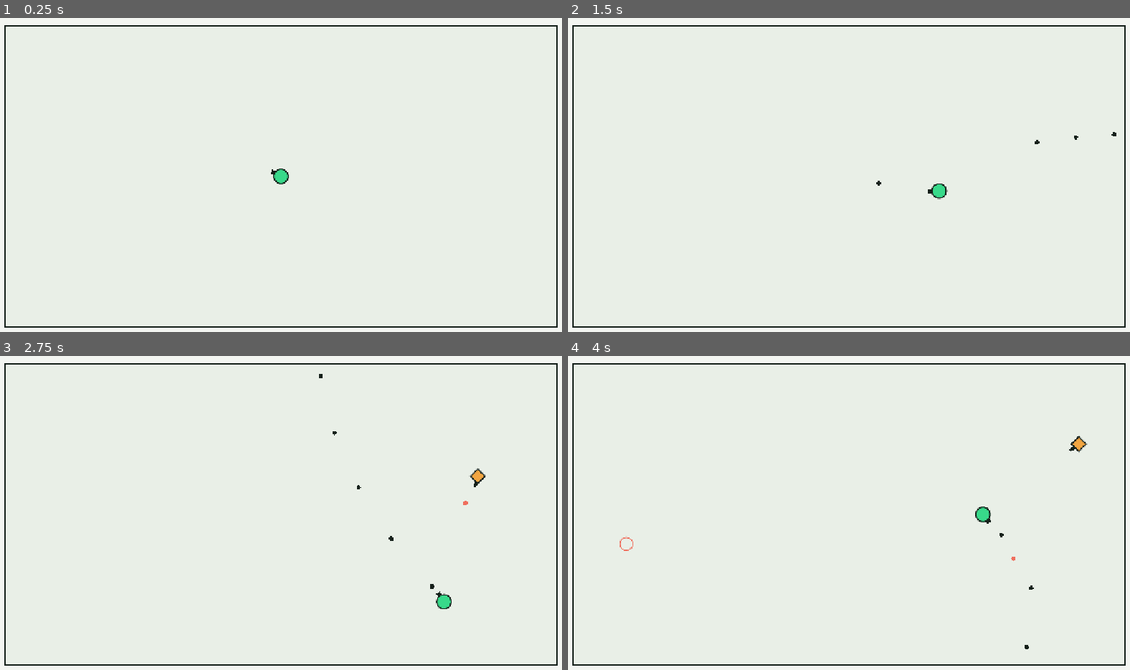
Above: before the commit, frames 1-4 (two rows, left to right).
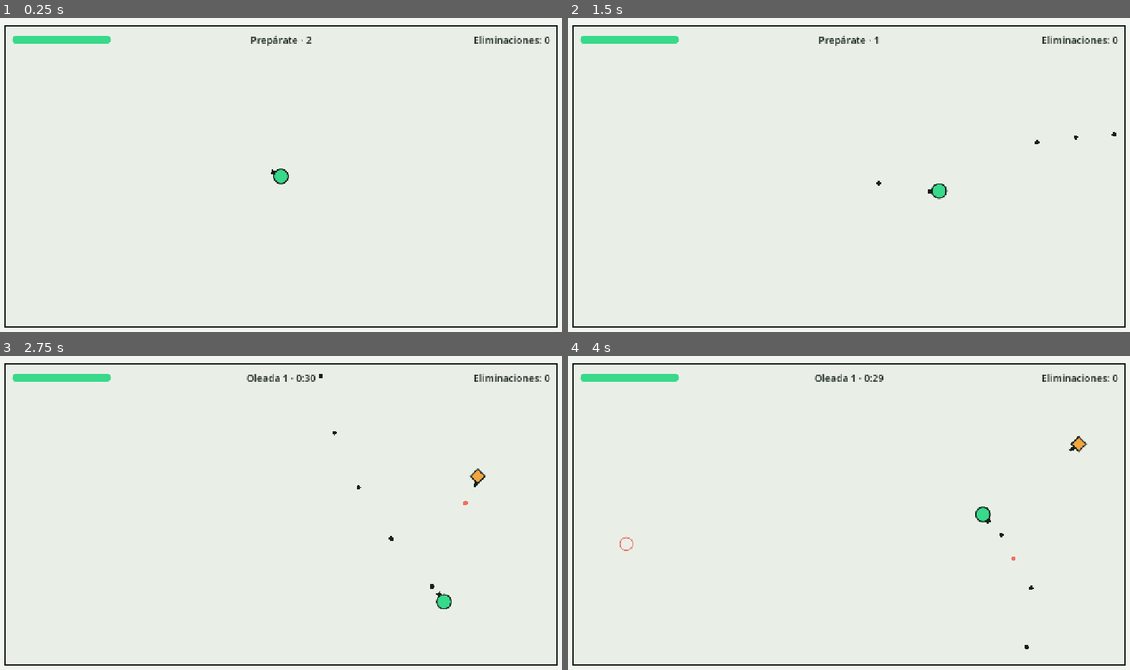
Above: after the commit, the same moments.

Repository: OmarDavidd/autelia
Game: Godot game, scene res://modes/survival/survival.tscn
Two runs of this game, one before a commit and one after it. Both use one fixed random seed, a clock stepped at 60 frames per second and the inputs below.
Inputs (mouse positions are in pixels of both pictures, inside the frame that each line leads up to):
- Up to frame 1 (0.25 s): no input
- Up to frame 2 (1.5 s): tap Enter at 0.5 s; move the mouse to (972, 159) at 0.52 s; press the mouse at (972, 159) at 0.53 s; hold D (move_right) 0.53-1.28 s; move the mouse to (736, 193) at 1.27 s; release the mouse at (736, 193) at 1.28 s; hold S (move_down) from 1.28 s (still down); click (736, 193) at 1.35 s
- Up to frame 3 (2.75 s): move the mouse to (337, 443) at 2.02 s; release S (move_down) at 2.03 s; press the mouse at (337, 443) at 2.03 s; hold D (move_right) from 2.03 s (still down)
- Up to frame 4 (4 s): move the mouse to (820, 578) at 2.77 s; release D (move_right) at 2.78 s; release the mouse at (820, 578) at 2.78 s; hold W (move_up) 2.78-3.53 s; click (820, 578) at 2.85 s; move the mouse to (1023, 563) at 3.52 s; press the mouse at (1023, 563) at 3.53 s; hold A (move_left) from 3.53 s (still down)

The runs differ from the first frame. In frame 1, 0.8% of the frame differs, in the area x 2-98%, y 5-9%; in frame 2, 0.8%; in frame 3, 0.8%; in frame 4, 0.8%.

Commit message:
feat: add HUD with health, wave timer, kills and game over

Diff:
--- a/modes/survival/survival.gd
+++ b/modes/survival/survival.gd
@@ -11,6 +11,7 @@
 @onready var player: Player = $Player
 @onready var enemies: Node2D = $Enemies
 @onready var spawner: WaveSpawner = $Spawner
+@onready var hud: Hud = $Hud
 
 var rng := RandomNumberGenerator.new()
 var used_seed := 0
@@ -22,6 +23,7 @@
 	print("Run seed: ", used_seed)
 	Events.player_died.connect(_on_player_died)
 	spawner.start(rng, arena, player, enemies)
+	hud.bind(self)
 
 
 func _unhandled_input(event: InputEvent) -> void:
--- a/modes/survival/survival.tscn
+++ b/modes/survival/survival.tscn
@@ -4,6 +4,7 @@
 [ext_resource type="Script" path="res://core/world/arena.gd" id="2_arena"]
 [ext_resource type="PackedScene" path="res://core/player/player.tscn" id="3_player"]
 [ext_resource type="Script" path="res://modes/survival/wave_spawner.gd" id="4_spawner"]
+[ext_resource type="Script" path="res://ui/hud.gd" id="5_hud"]
 
 [node name="Survival" type="Node2D"]
 script = ExtResource("1_survival")
@@ -18,3 +19,6 @@
 
 [node name="Spawner" type="Node" parent="."]
 script = ExtResource("4_spawner")
+
+[node name="Hud" type="CanvasLayer" parent="."]
+script = ExtResource("5_hud")
--- /dev/null
+++ b/tests/smoke_stage5.gd
@@ -0,0 +1,72 @@
+extends Node
+## Stage 5 smoke test: the HUD reflects health, wave state, kills and game over.
+## Run: godot --headless --path . tests/smoke_stage5.tscn
+
+var failures: Array[String] = []
+
+
+func _ready() -> void:
+	_run.call_deferred()
+
+
+func _frames(count: int) -> void:
+	for i in count:
+		await get_tree().physics_frame
+
+
+func _expect(condition: bool, message: String) -> void:
+	if not condition:
+		failures.append(message)
+
+
+func _run() -> void:
+	var mode: SurvivalMode = load("res://modes/survival/survival.tscn").instantiate()
+	mode.run_seed = 5
+	var spawner: WaveSpawner = mode.get_node("Spawner")
+	spawner.first_break = 0.5
+	spawner.wave_duration = 3.0
+	spawner.spawn_interval = 0.25
+	add_child(mode)
+	var hud := mode.hud
+	var player := mode.player
+
+	await _frames(3)
+	_expect(hud.wave_label.text.begins_with("Prepárate"), "break label: '%s'" % hud.wave_label.text)
+	_expect(hud.health_bar.value == player.health.max_health, "health bar not full at start")
+
+	await _frames(60)
+	_expect(hud.wave_label.text.begins_with("Oleada 1 ·"), "wave label: '%s'" % hud.wave_label.text)
+
+	player.take_hit(10.0)
+	await _frames(1)
+	_expect(hud.health_bar.value == player.health.current, "health bar %.0f != health %.0f" % [hud.health_bar.value, player.health.current])
+
+	# Wait for an enemy to spawn, then kill it.
+	var enemy: Enemy
+	for i in 120:
+		await _frames(1)
+		for child in mode.enemies.get_children():
+			if child is Enemy:
+				enemy = child
+		if enemy:
+			break
+	_expect(enemy != null, "no enemy spawned to kill")
+	if enemy:
+		enemy.take_hit(1000.0)
+		await _frames(2)
+		_expect(hud.kills_label.text == "Eliminaciones: 1", "kills label: '%s'" % hud.kills_label.text)
+
+	_expect(not hud.game_over_panel.visible, "game over visible before death")
+	player.health.invulnerable_left = 0.0
+	player.take_hit(1000.0)
+	await _frames(2)
+	_expect(hud.game_over_panel.visible, "game over panel not shown after death")
+	_expect(hud.game_over_label.text.contains("Oleada alcanzada: 1"), "game over text: '%s'" % hud.game_over_label.text)
+
+	if failures.is_empty():
+		print("SMOKE OK: HUD tracks break/wave, health, kills and game over")
+		get_tree().quit(0)
+	else:
+		for failure in failures:
+			printerr("FAIL: ", failure)
+		get_tree().quit(1)
--- /dev/null
+++ b/tests/smoke_stage5.tscn
@@ -0,0 +1,6 @@
+[gd_scene format=3]
+
+[ext_resource type="Script" path="res://tests/smoke_stage5.gd" id="1_test"]
+
+[node name="smoke_stage5" type="Node"]
+script = ExtResource("1_test")
--- /dev/null
+++ b/ui/hud.gd
@@ -0,0 +1,117 @@
+class_name Hud
+extends CanvasLayer
+## In-game HUD: health, wave and time, kills, and the game-over panel.
+## Updates from Events and the mode's public getters; it never changes game state.
+## Copy is in Spanish because the players are Spanish speakers.
+
+const TEXT_SIZE := 22
+
+var health_bar: ProgressBar
+var wave_label: Label
+var kills_label: Label
+var game_over_panel: PanelContainer
+var game_over_label: Label
+
+var _mode: SurvivalMode
+var _kills := 0
+
+
+func _ready() -> void:
+	_build()
+	Events.player_damaged.connect(_on_player_damaged)
+	Events.enemy_killed.connect(_on_enemy_killed)
+	Events.player_died.connect(_on_player_died)
+
+
+func bind(mode: SurvivalMode) -> void:
+	_mode = mode
+	health_bar.max_value = mode.player.health.max_health
+	health_bar.value = mode.player.health.current
+
+
+func _process(_delta: float) -> void:
+	if _mode == null:
+		return
+	var spawner := _mode.spawner
+	var seconds := ceili(spawner.time_left())
+	if spawner.wave == 0:
+		wave_label.text = "Prepárate · %d" % seconds
+	elif spawner.in_break():
+		wave_label.text = "Siguiente oleada en %d" % seconds
+	else:
+		wave_label.text = "Oleada %d · %d:%02d" % [spawner.wave, seconds / 60, seconds % 60]
+
+
+func _on_player_damaged(_amount: float, health_left: float) -> void:
+	health_bar.value = health_left
+
+
+func _on_enemy_killed(_enemy: Node) -> void:
+	_kills += 1
+	kills_label.text = "Eliminaciones: %d" % _kills
+
+
+func _on_player_died() -> void:
+	var wave := _mode.spawner.wave if _mode else 0
+	game_over_label.text = "Fin de la partida\nOleada alcanzada: %d · Eliminaciones: %d\n\nPresiona R para reiniciar" % [wave, _kills]
+	game_over_panel.visible = true
+
+
+func _build() -> void:
+	var root := MarginContainer.new()
+	root.set_anchors_and_offsets_preset(Control.PRESET_FULL_RECT)
+	root.mouse_filter = Control.MOUSE_FILTER_IGNORE
+	for side in ["left", "right", "top", "bottom"]:
+		root.add_theme_constant_override("margin_" + side, 40)
+	add_child(root)
+
+	var top := HBoxContainer.new()
+	top.size_flags_vertical = Control.SIZE_SHRINK_BEGIN
+	top.mouse_filter = Control.MOUSE_FILTER_IGNORE
+	root.add_child(top)
+
+	health_bar = ProgressBar.new()
+	health_bar.custom_minimum_size = Vector2(220, 18)
+	health_bar.show_percentage = false
+	health_bar.size_flags_vertical = Control.SIZE_SHRINK_CENTER
+	health_bar.add_theme_stylebox_override("background", _box(Color(Palette.INK, 0.12)))
+	health_bar.add_theme_stylebox_override("fill", _box(Palette.PLAYER))
+	top.add_child(health_bar)
+
+	wave_label = _label(HORIZONTAL_ALIGNMENT_CENTER)
+	wave_label.size_flags_horizontal = Control.SIZE_EXPAND_FILL
+	top.add_child(wave_label)
+
+	kills_label = _label(HORIZONTAL_ALIGNMENT_RIGHT)
+	kills_label.custom_minimum_size = Vector2(220, 0)
+	kills_label.text = "Eliminaciones: 0"
+	top.add_child(kills_label)
+
+	game_over_panel = PanelContainer.new()
+	game_over_panel.size_flags_horizontal = Control.SIZE_SHRINK_CENTER
+	game_over_panel.size_flags_vertical = Control.SIZE_SHRINK_CENTER
+	var panel_box := _box(Color(Palette.BACKGROUND, 0.95))
+	panel_box.set_border_width_all(3)
+	panel_box.border_color = Palette.INK
+	panel_box.set_content_margin_all(32)
+	game_over_panel.add_theme_stylebox_override("panel", panel_box)
+	game_over_panel.visible = false
+	root.add_child(game_over_panel)
+
+	game_over_label = _label(HORIZONTAL_ALIGNMENT_CENTER)
+	game_over_panel.add_child(game_over_label)
+
+
+func _label(alignment: HorizontalAlignment) -> Label:
+	var label := Label.new()
+	label.horizontal_alignment = alignment
+	label.add_theme_color_override("font_color", Palette.INK)
+	label.add_theme_font_size_override("font_size", TEXT_SIZE)
+	return label
+
+
+func _box(color: Color) -> StyleBoxFlat:
+	var box := StyleBoxFlat.new()
+	box.bg_color = color
+	box.set_corner_radius_all(9)
+	return box
Not shown, added: tests/smoke_stage5.gd.uid
Not shown, added: ui/hud.gd.uid
Not shown, removed: ui/.gitkeep
